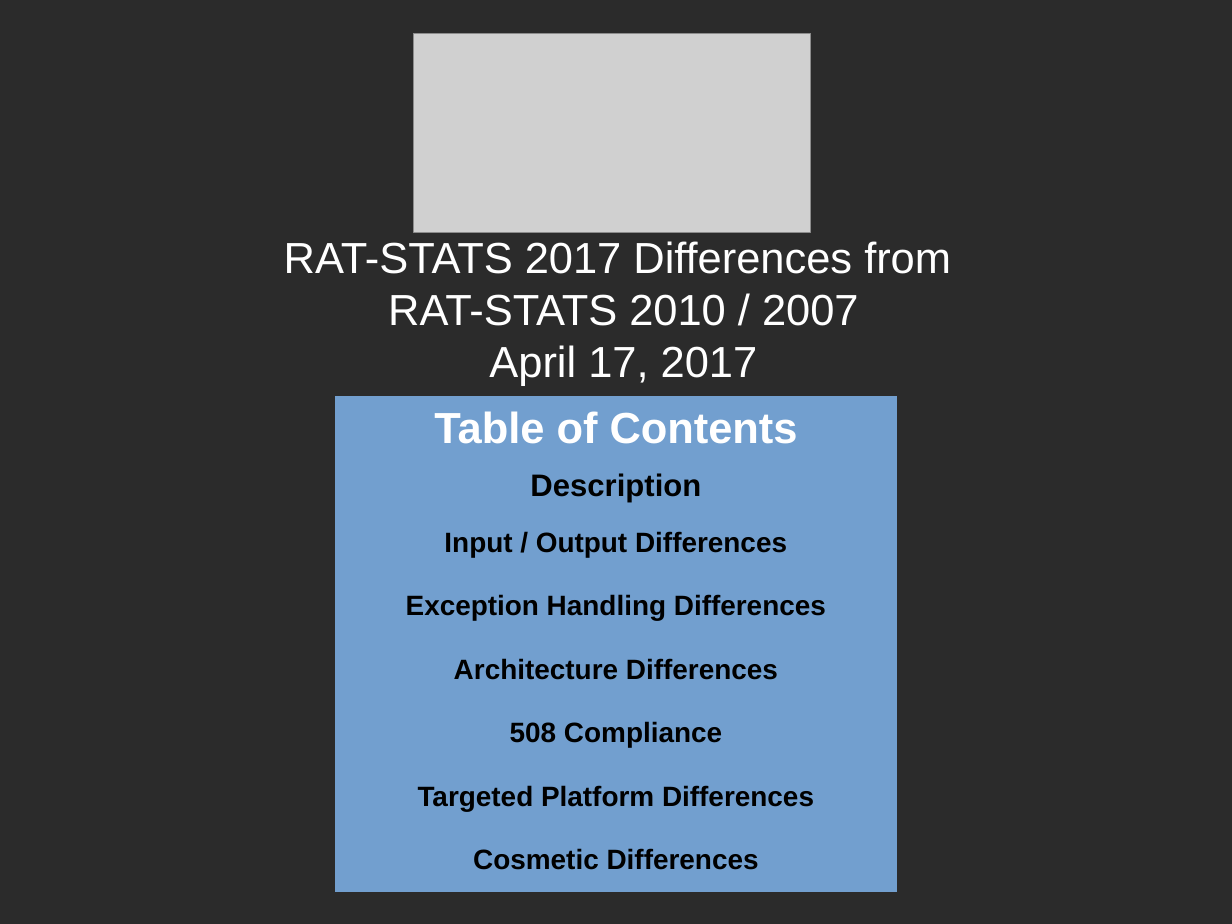
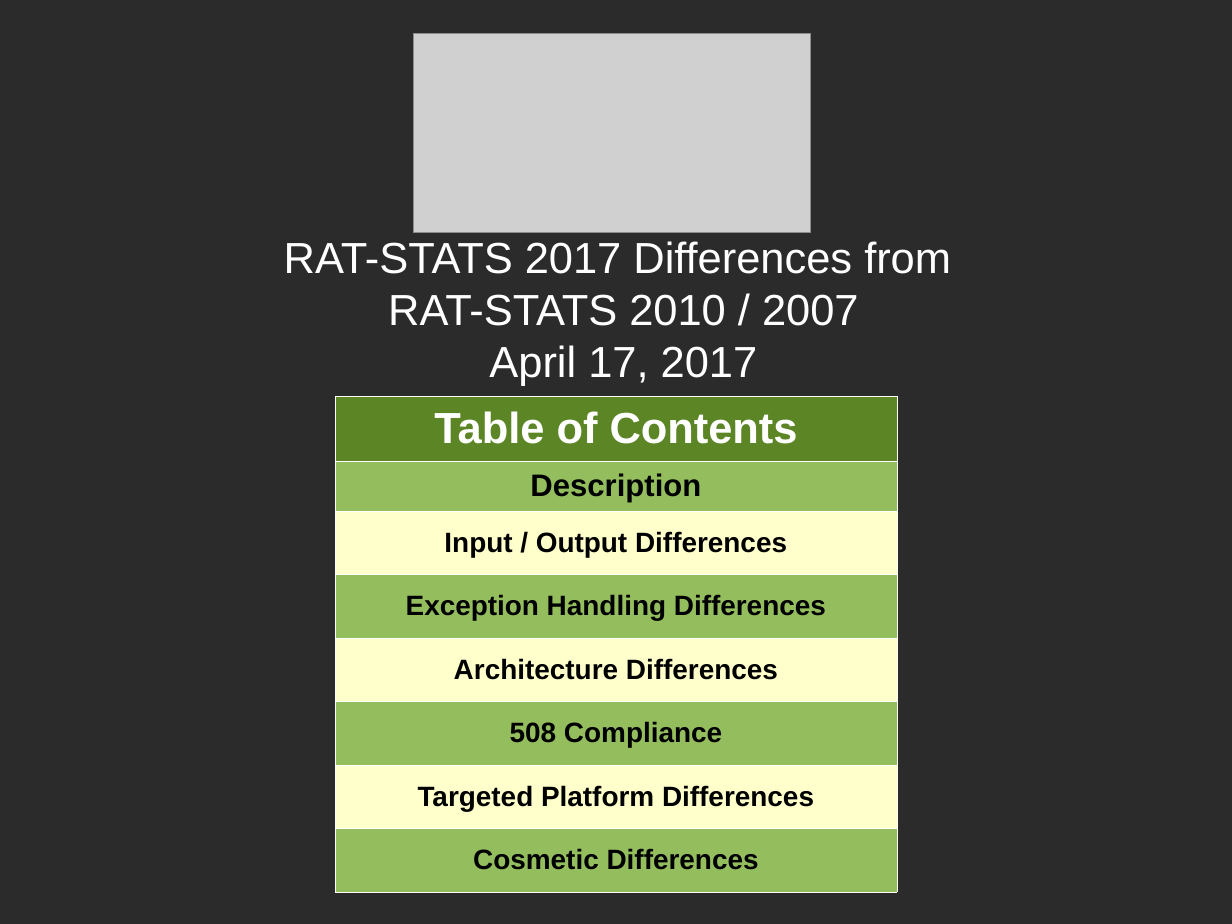
Before and after one commit to cbtek/RStats2017, a slide deck: slide 1 of submission/rstats_help/rstats_differences.odp. Drawn at 1232x924 pixels with LibreOffice and Linux fonts; fonts in the diff are those of the drawing; grey boxes stand for pictures; background and template pictures are left out; a plain dark background stands for a picture behind light text. Boxes give left, top, right and bottom in pixels: in the first picture for what was removed or moved away, otherwise in the second. Text is boxed around its words. In the diff, an @@ line names an element or a change of style, - is before the commit and + after.

Commit message:
Updated differences odp with input / output differences page

```diff
--- a/submission/rstats_help/rstats_differences.odp
+++ b/submission/rstats_help/rstats_differences.odp
@@ table at [335, 396, 897, 892] @@
@@ fill #729FCF to #5C8526 in row 1, column 1 @@
@@ fill #729FCF to #94BD5E in 4 cells @@
@@ fill #729FCF to #FFFFCC in 3 cells @@
@@ borders changed @@
```
Also in this commit, not shown: 1 slide added, 1 slide removed.
